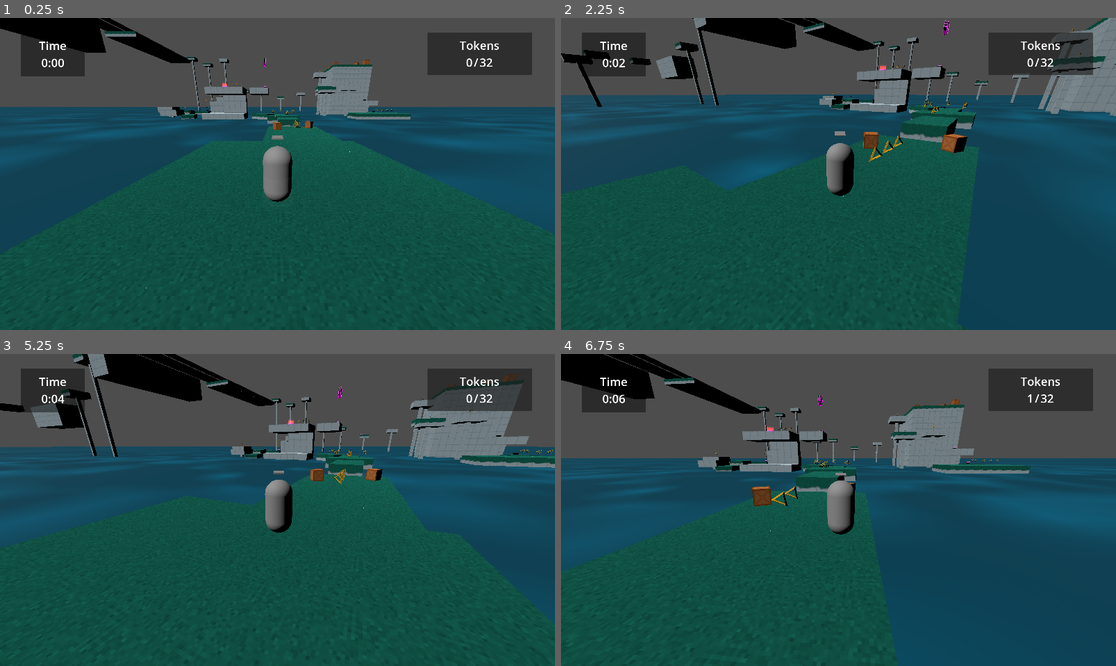
Above: before the commit, frames 1-4 (two rows, left to right).
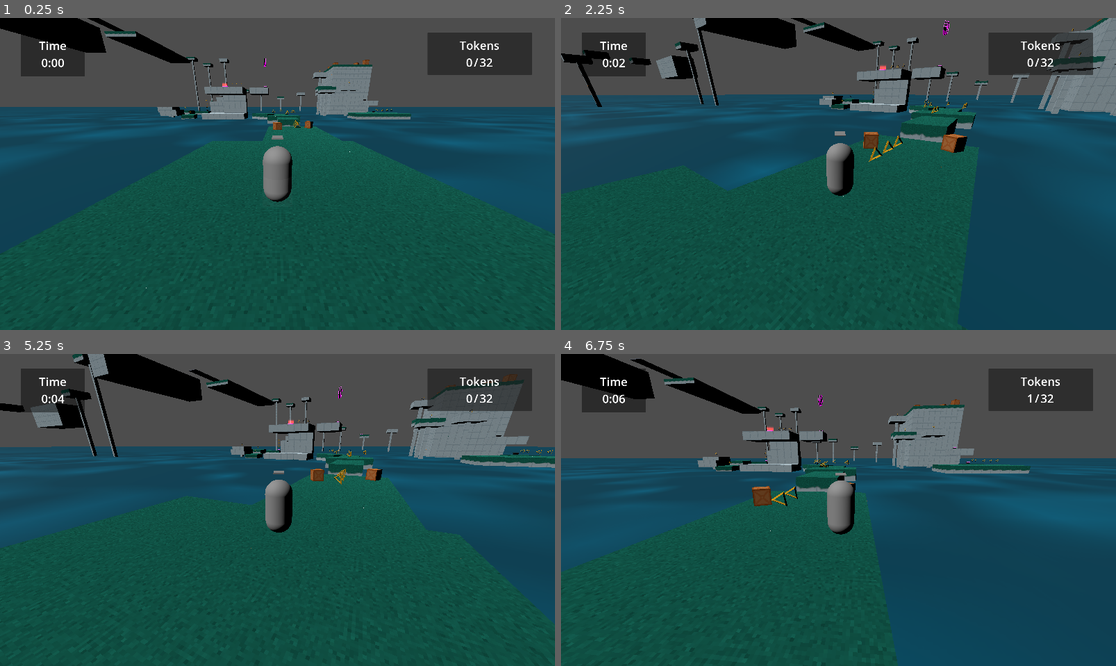
Above: after the commit, the same moments.

Repository: Nigel-Karunaratne/3DPlatformer_Godot4
Game: Godot game, scene res://level_scenes/monument1.tscn
The game is run twice, just before and just after one commit, with the same random seed, the same clock (stepped at 60 frames per second) and the same inputs. The project has no main scene, so this scene is started directly.
Inputs (mouse positions are in pixels of both pictures, inside the frame that each line leads up to):
- Up to frame 1 (0.25 s): no input
- Up to frame 2 (2.25 s): tap Enter at 0.5 s; move the mouse to (832, 180) at 0.52 s; hold W (move_forward) from 0.53 s (still down); tap R at 0.6 s; tap Space (jump) at 0.77, 1.52 s; move the mouse to (877, 177) at 1.27 s; tap T at 1.35 s; move the mouse to (794, 170) at 2.02 s; hold F from 2.03 s (still down)
- Up to frame 3 (5.25 s): move the mouse to (283, 510) at 2.77 s; release W (move_forward) at 2.78 s; release F at 2.78 s; hold A (move_left) 2.78-3.53 s; tap R at 2.85, 5.1 s; tap Space (jump) at 3.02, 3.77, 4.52 s; move the mouse to (255, 503) at 3.52 s; hold W (move_forward) from 3.53 s (still down); tap T at 3.6 s; move the mouse to (305, 510) at 4.27 s; tap F at 4.35 s; move the mouse to (249, 510) at 5.02 s
- Up to frame 4 (6.75 s): move the mouse to (849, 503) at 5.77 s; release W (move_forward) at 5.78 s; hold D (move_right) 5.78-6.53 s; tap T at 5.85 s; tap Space (jump) at 6.02 s; move the mouse to (832, 516) at 6.52 s; hold W (move_forward) from 6.53 s (still down); hold F from 6.53 s (still down)

The runs differ from the first frame. In frame 1, 0.1% of the frame differs, in the area x 14-25%, y 0-5%; in frame 2, less than 0.1%; in frame 3, 0.4%, in the area x 24-46%, y 0-14%; in frame 4, 0.3%.

Commit message:
Update layout of Accelerator Pads

Diff:
--- a/level_scenes/monument1.tscn
+++ b/level_scenes/monument1.tscn
@@ -6,7 +6,7 @@
 [ext_resource type="PackedScene" uid="uid://cjga8w2bc7wiu" path="res://prefab_scenes/player_camera.tscn" id="3_vs4iy"]
 [ext_resource type="PackedScene" uid="uid://c7e2p8vwgm6gw" path="res://prefab_scenes/launcher.tscn" id="4_6j2ia"]
 [ext_resource type="PackedScene" uid="uid://7441bmtmni15" path="res://prefab_scenes/spring.tscn" id="5_p8m6u"]
-[ext_resource type="PackedScene" uid="uid://bmr8eblnfqbhp" path="res://prefab_scenes/accelerator_pad.tscn" id="6_o5yom"]
+[ext_resource type="PackedScene" uid="uid://bmr8eblnfqbhp" path="res://prefab_scenes/accelerator_pad_2x16.tscn" id="6_o5yom"]
 [ext_resource type="Material" uid="uid://dsu8jt37pplus" path="res://materials/m_water.tres" id="7_58vyd"]
 [ext_resource type="PackedScene" uid="uid://lythk1cmkyct" path="res://models/monument/w1-LargePlatform.glb" id="8_pj8mo"]
 [ext_resource type="PackedScene" uid="uid://dcpspl0xn5env" path="res://models/monument/w1-MediumPlatform1.glb" id="9_4hl00"]
@@ -331,21 +331,20 @@
 transform = Transform3D(1, 0, 0, 0, 1, 0, 0, 0, 1, -28, 16, -158)
 additional_direction = Vector3(0, 38, 0)
 
-[node name="AcceleratorPad" parent="Interactables" instance=ExtResource("6_o5yom")]
-transform = Transform3D(-1.8, 0, -1.39177e-06, 0, 1, 0, 1.57361e-07, 0, -15.92, -66.5, 35.5, -141)
-applied_force = 0.2
-
-[node name="AcceleratorPad2" parent="Interactables" instance=ExtResource("6_o5yom")]
-transform = Transform3D(-1.8, 0, -1.39177e-06, 0, 1, 0, 1.57361e-07, 0, -15.92, -71, 35.5, -126)
-applied_force = 0.2
-
-[node name="AcceleratorPad3" parent="Interactables" instance=ExtResource("6_o5yom")]
-transform = Transform3D(-1.8, 0, -1.39177e-06, 0, 1, 0, 1.57361e-07, 0, -15.92, -75, 35.5, -109)
-applied_force = 0.2
-
-[node name="AcceleratorPad4" parent="Interactables" instance=ExtResource("6_o5yom")]
-transform = Transform3D(-1.8, 0, -1.39177e-06, 0, 1, 0, 1.57361e-07, 0, -15.92, -71, 35.5, -87.5)
-applied_force = 0.2
+[node name="AcceleratorPad2x16_" parent="Interactables" instance=ExtResource("6_o5yom")]
+transform = Transform3D(-1, 0, -1.50996e-07, 0, 1, 0, 1.50996e-07, 0, -1, -66.5, 35.5, -149)
+
+[node name="AcceleratorPad2x16_2" parent="Interactables" instance=ExtResource("6_o5yom")]
+transform = Transform3D(-1, 0, -1.50996e-07, 0, 1, 0, 1.50996e-07, 0, -1, -71, 35.5, -132)
+
+[node name="AcceleratorPad2x16_3" parent="Interactables" instance=ExtResource("6_o5yom")]
+transform = Transform3D(-1, 0, -1.50996e-07, 0, 1, 0, 1.50996e-07, 0, -1, -75, 35.5, -114)
+
+[node name="AcceleratorPad2_16_4" parent="Interactables" instance=ExtResource("6_o5yom")]
+transform = Transform3D(-1, 0, -1.50996e-07, 0, 1, 0, 1.50996e-07, 0, -1, -72, 35.5, -94.5)
+
+[node name="AcceleratorPad2_16_5" parent="Interactables" instance=ExtResource("6_o5yom")]
+transform = Transform3D(-1, 0, -1.50996e-07, 0, 1, 0, 1.50996e-07, 0, -1, -70, 35.5, -94.5)
 
 [node name="Collectables" type="Node3D" parent="."]
 
